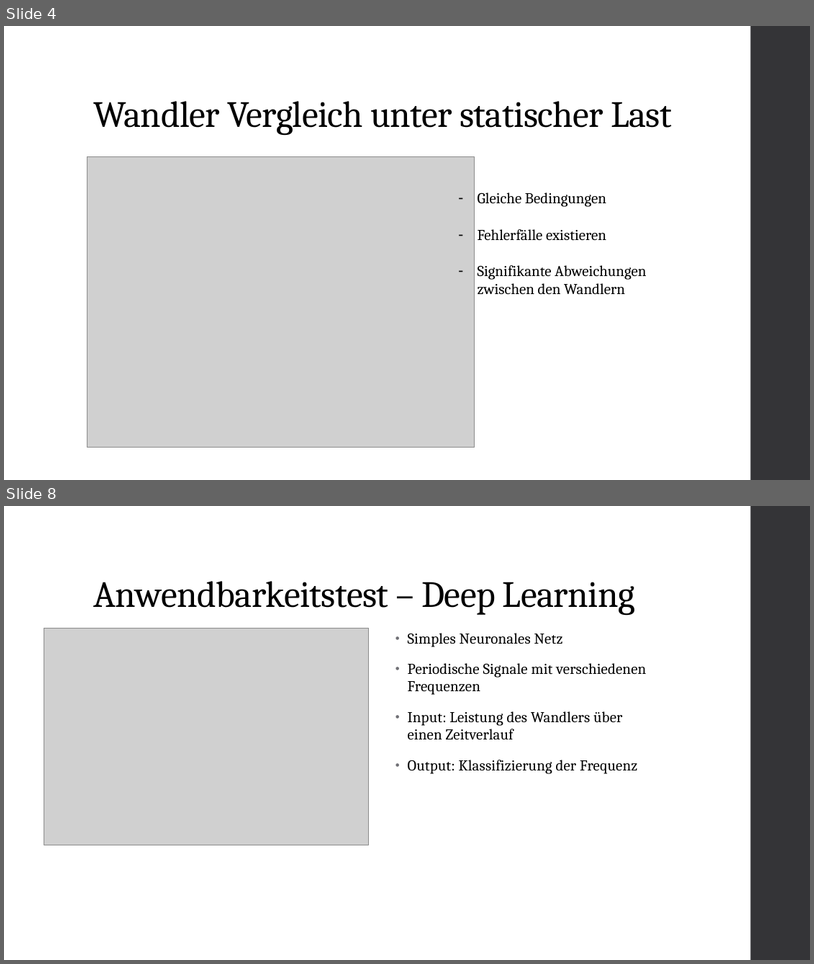
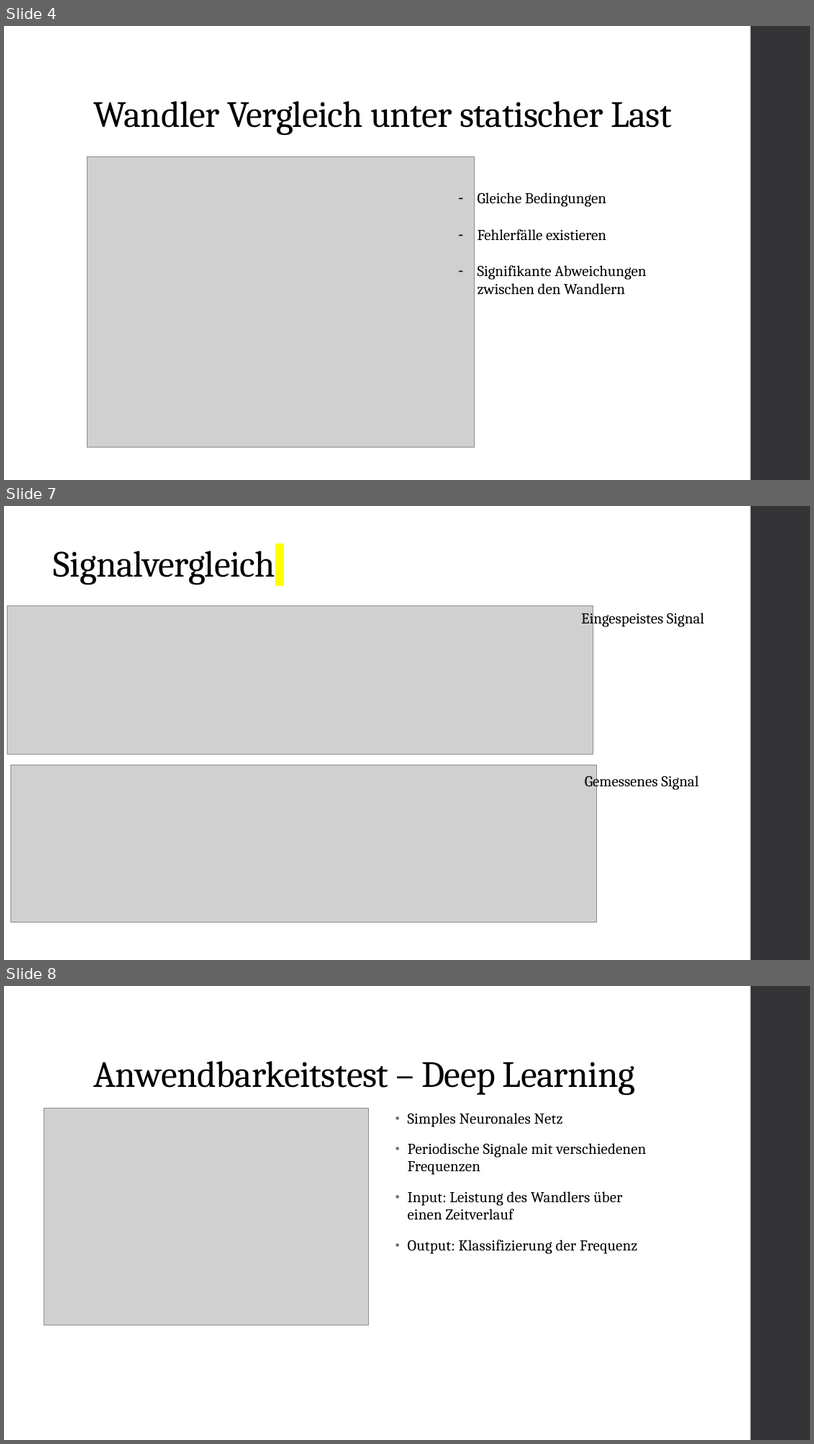
Before and after one commit to Blizzrow/Texts, a slide deck: Wandler_Koll.pptx. Shown one above the other, each under a label of ours: slides 4 and 8 before the commit, slides 4, 7 and 8 after it; the slides between them are not shown. The pictures are 814x964 and 814x1444 pixels, drawn with LibreOffice and Linux fonts; fonts in the diff are those of the drawing; grey boxes stand for pictures. Boxes give left, top, right and bottom in pixels: in the first picture for what was removed or moved away, otherwise in the second. Text is boxed around its words. In the diff, an @@ line names an element or a change of style, - is before the commit and + after.

```diff
--- a/Wandler_Koll.pptx
+++ b/Wandler_Koll.pptx
@@ slide 7 added at (x1=4, y1=506, x2=810, y2=960), background #FFFFFF; not listed: 1 template element that a slide beside it also shows @@
@@ title added at (x1=54, y1=551, x2=275, y2=584), 44 pt, text #000000 @@
+Signalvergleich
@@ picture added at (x1=7, y1=606, x2=594, y2=754) @@
@@ text added at (x1=581, y1=609, x2=705, y2=627), 18 pt, text #000000 @@
+Eingespeistes Signal
@@ picture added at (x1=10, y1=764, x2=597, y2=921) @@
@@ text added at (x1=585, y1=772, x2=699, y2=790), 18 pt, text #000000 @@
+Gemessenes Signal
```
Also in this commit, not shown: 4 slides changed, 3 slides removed, 4 other files.
